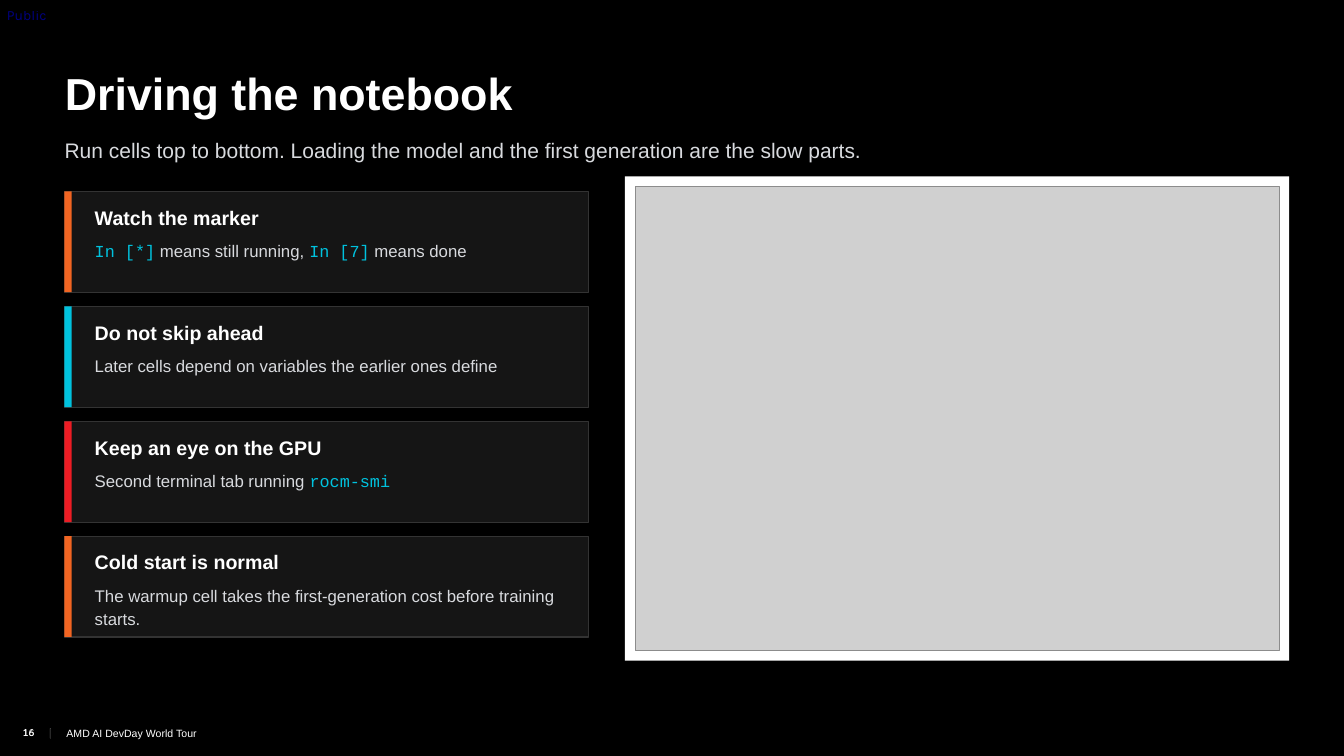
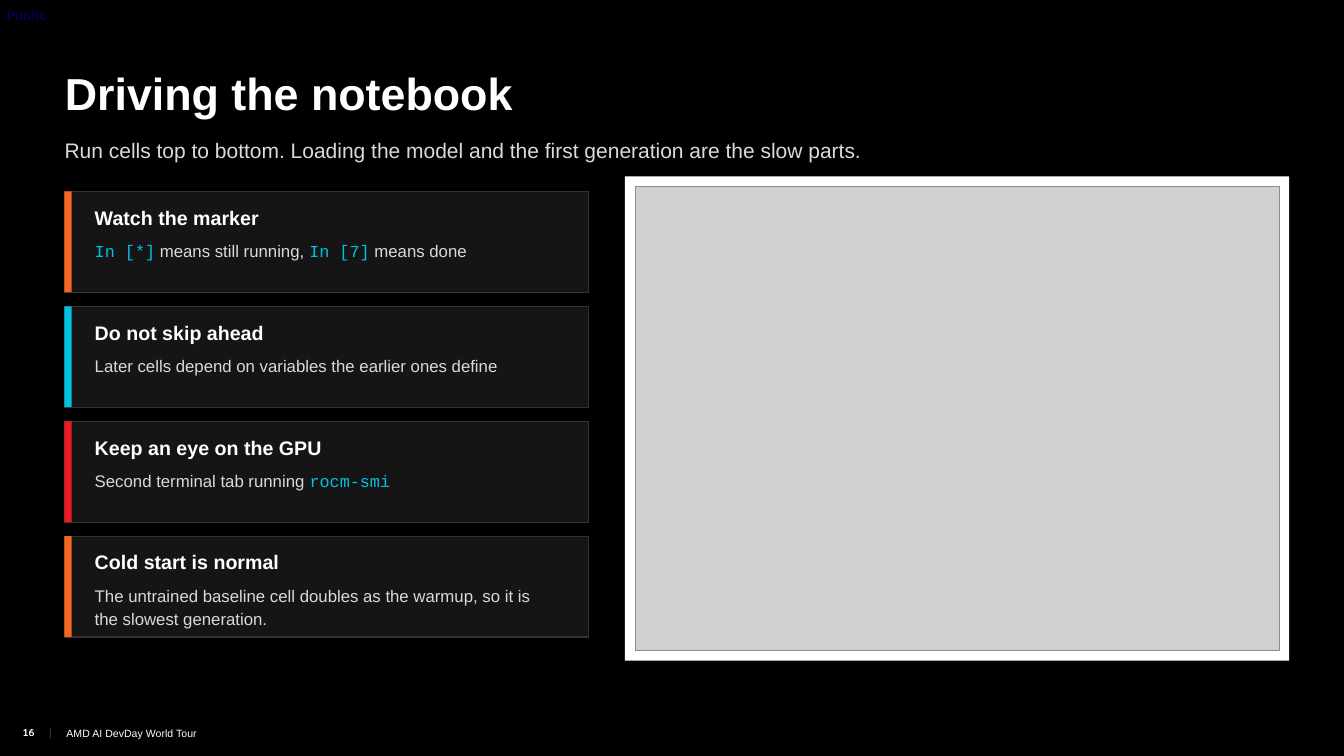
Before and after one commit to TwelveNights/Unsloth-RL-Workshop-on-Radeon, a slide deck: slide 16 of docs/AMD-Unsloth-GRPO-Fine-tuning1.pptx. Drawn at 1344x756 pixels with LibreOffice and Linux fonts; fonts in the diff are those of the drawing; grey boxes stand for pictures; background and template pictures are left out. Boxes give left, top, right and bottom in pixels: in the first picture for what was removed or moved away, otherwise in the second. Text is boxed around its words. In the diff, an @@ line names an element or a change of style, - is before the commit and + after.

Commit message:
Update deck for the current portal and notebook; add event slides
Portal (notebooks.amd.com/workshop) now signs in with an AMD AI Developer
Program account and asks for the passcode on the Unsloth card:
- Slide 14 steps: open the portal, sign in, pick Unsloth and enter the
  passcode. New screenshot of the current card page.
- Slides 3 and 19 say "Passcode" instead of "Password".

Notebook restructure:
- Slide 16 screenshot taken on a Radeon Cloud gfx1100 session showing the
  toy GRPO cell; slides 16 and 18 no longer mention a separate warmup cell.

Also:
- "Radeon PRO W7900D" is now "Radeon PRO W7900" throughout.
- Adds the AI DevDay World Tour Jenga slide and the Seoul session feedback
  survey from the Seoul DevDay copy of this deck.
- PDF re-exported from PowerPoint.

```diff
--- a/docs/AMD-Unsloth-GRPO-Fine-tuning1.pptx
+++ b/docs/AMD-Unsloth-GRPO-Fine-tuning1.pptx
@@ text at box(95, 590, 530, 629): text changed @@
-The warmup cell takes the first-generation cost before training starts.
+The untrained baseline cell doubles as the warmup, so it is the slowest generation.
```
Also in this commit, not shown: 9 other slides changed, 2 slides added, 2 other files.
